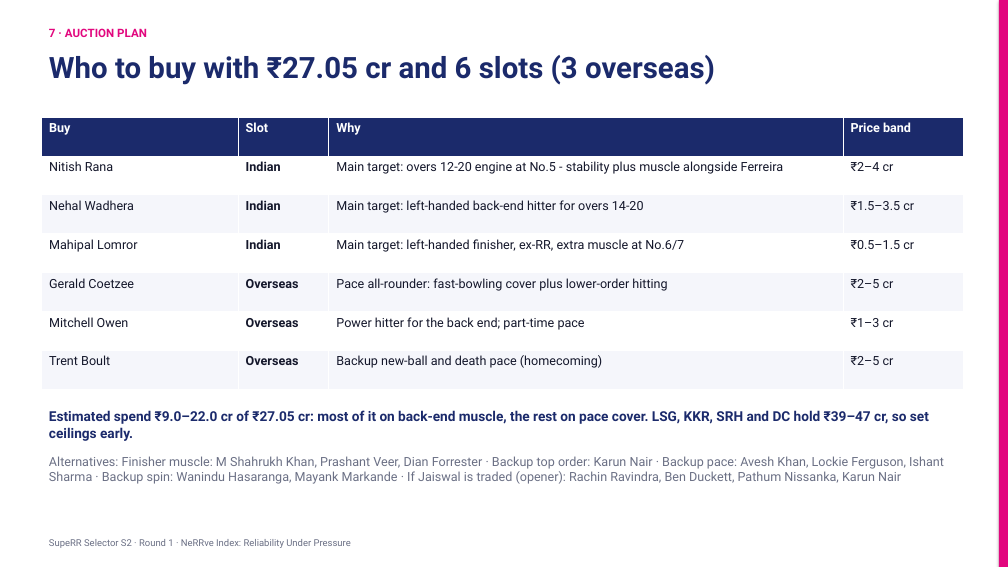
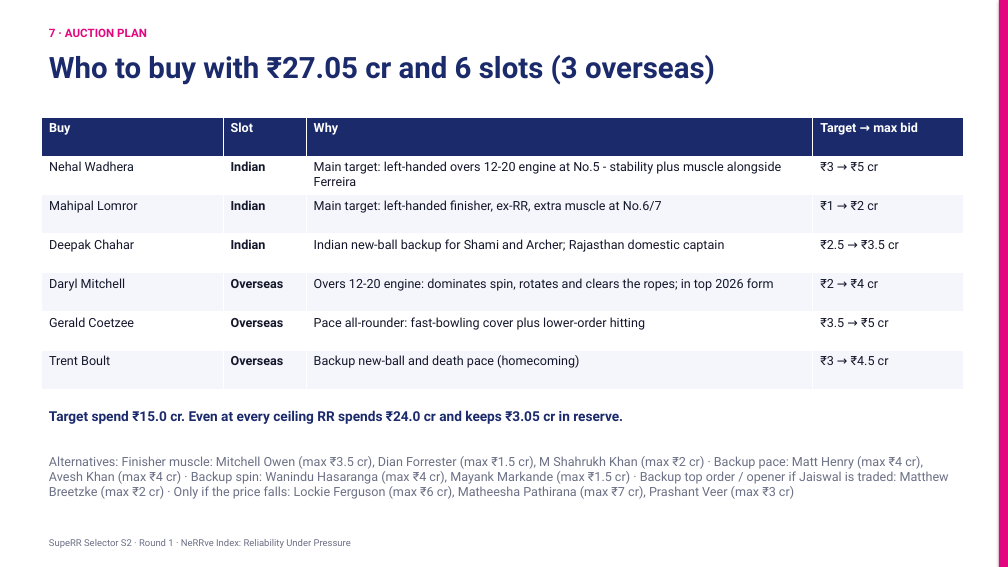
Before and after one commit to KoduruChandrasekhar/RRAuction-, a slide deck: slide 11 of submission/NeRRve_Deck.pptx. Drawn at 1008x567 pixels with LibreOffice and Linux fonts; fonts in the diff are those of the drawing. Boxes give left, top, right and bottom in pixels: in the first picture for what was removed or moved away, otherwise in the second. Text is boxed around its words. In the diff, an @@ line names an element or a change of style, - is before the commit and + after.

```diff
--- a/submission/NeRRve_Deck.pptx
+++ b/submission/NeRRve_Deck.pptx
@@ table at bbox=[42, 117, 964, 389] @@
-row 1, column 4: Price band
+row 1, column 4: Target → max bid
-row 2: Nitish Rana | Indian | Main target: overs 12-20 engine at No.5 - stability plus muscle alongside Ferreira | ₹2–4 cr
+row 2: Nehal Wadhera | Indian | Main target: left-handed overs 12-20 engine at No.5 - stability plus muscle alongside Ferreira | ₹3 → ₹5 cr
-row 3: Nehal Wadhera | Indian | Main target: left-handed back-end hitter for overs 14-20 | ₹1.5–3.5 cr
+row 3: Mahipal Lomror | Indian | Main target: left-handed finisher, ex-RR, extra muscle at No.6/7 | ₹1 → ₹2 cr
-row 4: Mahipal Lomror | Indian | Main target: left-handed finisher, ex-RR, extra muscle at No.6/7 | ₹0.5–1.5 cr
+row 4: Deepak Chahar | Indian | Indian new-ball backup for Shami and Archer; Rajasthan domestic captain | ₹2.5 → ₹3.5 cr
-row 5: Gerald Coetzee | Overseas | Pace all-rounder: fast-bowling cover plus lower-order hitting | ₹2–5 cr
+row 5: Daryl Mitchell | Overseas | Overs 12-20 engine: dominates spin, rotates and clears the ropes; in top 2026 form | ₹2 → ₹4 cr
-row 6: Mitchell Owen | Overseas | Power hitter for the back end; part-time pace | ₹1–3 cr
+row 6: Gerald Coetzee | Overseas | Pace all-rounder: fast-bowling cover plus lower-order hitting | ₹3.5 → ₹5 cr
-row 7, column 4: ₹2–5 cr
+row 7, column 4: ₹3 → ₹4.5 cr
@@ text at bbox=[49, 410, 623, 424]: text changed @@
-Estimated spend ₹9.0–22.0 cr of ₹27.05 cr: most of it on back-end muscle, the rest on pace cover. LSG, KKR, SRH and DC hold ₹39–47 cr, so set ceilings early.
+Target spend ₹15.0 cr. Even at every ceiling RR spends ₹24.0 cr and keeps ₹3.05 cr in reserve.
@@ text at bbox=[49, 456, 949, 499]: text changed @@
-Alternatives: Finisher muscle: M Shahrukh Khan, Prashant Veer, Dian Forrester · Backup top order: Karun Nair · Backup pace: Avesh Khan, Lockie Ferguson, Ishant Sharma · Backup spin: Wanindu Hasaranga, Mayank Markande · If Jaiswal is traded (opener): Rachin Ravindra, Ben Duckett, Pathum Nissanka, Karun Nair
+Alternatives: Finisher muscle: Mitchell Owen (max ₹3.5 cr), Dian Forrester (max ₹1.5 cr), M Shahrukh Khan (max ₹2 cr) · Backup pace: Matt Henry (max ₹4 cr), Avesh Khan (max ₹4 cr) · Backup spin: Wanindu Hasaranga (max ₹4 cr), Mayank Markande (max ₹1.5 cr) · Backup top order / opener if Jaiswal is traded: Matthew Breetzke (max ₹2 cr) · Only if the price falls: Lockie Ferguson (max ₹6 cr), Matheesha Pathirana (max ₹7 cr), Prashant Veer (max ₹3 cr)
```
Also in this commit, not shown: 6 other slides changed, 1 slide added, 10 other files.
